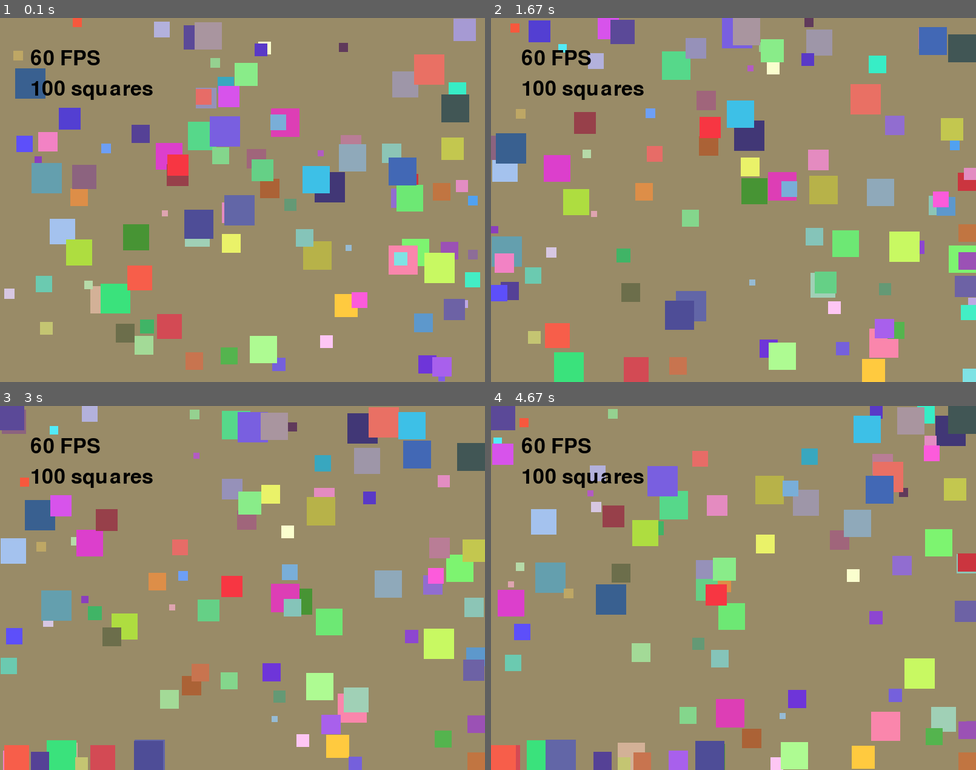
Above: before the commit, frames 1-4 (two rows, left to right).
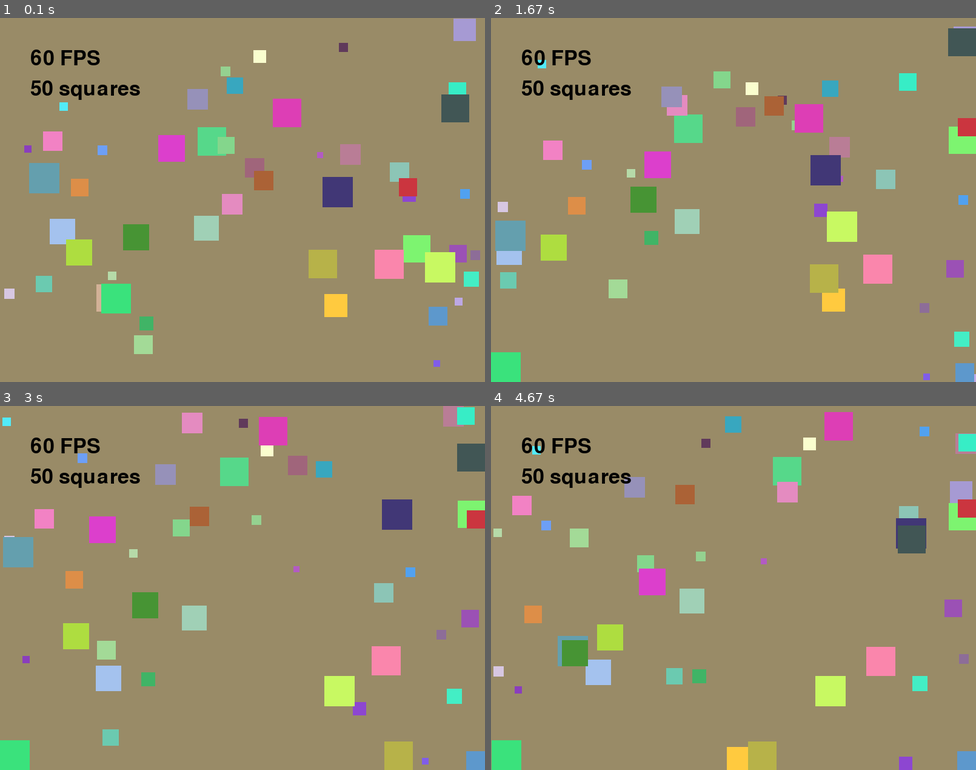
Above: after the commit, the same moments.

Repository: kevinotah/lab8-pygame
Game: pygame game, started from main.py
Same seed, same stepped clock (60 frames per second), same inputs: the game is played once before the commit and once after it.
Inputs:
- Up to frame 1 (0.1 s): no input
- Up to frame 2 (1.67 s): no input
- Up to frame 3 (3 s): no input
- Up to frame 4 (4.67 s): no input

The runs differ from the first frame. In frame 1, 17% of the frame differs, in the area x 2-99%, y 0-100%; in frame 2, 27%; in frame 3, 27%; in frame 4, 28%, in the area x 0-100%, y 0-100%.

Commit message:
added agents

Diff:
--- a/main.py
+++ b/main.py
@@ -8,7 +8,7 @@
 SCREEN_WIDTH: int = 800
 SCREEN_HEIGHT: int = 600
 FPS: int = 60
-NUM_SQUARES: int = 100
+NUM_SQUARES: int = 50
 MAX_SPEED: float = 100
 
 danger_distance: float = 50
Not shown, added: .github/agents/architecture-graphs.agent.md
Not shown, changed: .github/agents/code-explorer.agent.md
Not shown, added: .github/agents/flash-quiz-site.agent.md
Not shown, added: .github/agents/light-refactoring.agent.md
Not shown, changed: JOURNAL.md
Not shown, added: docs/architecture.html
Not shown, added: docs/architecture.md
Not shown, added: docs/study_tool.html
Not shown, added: refactoring.plan.md
